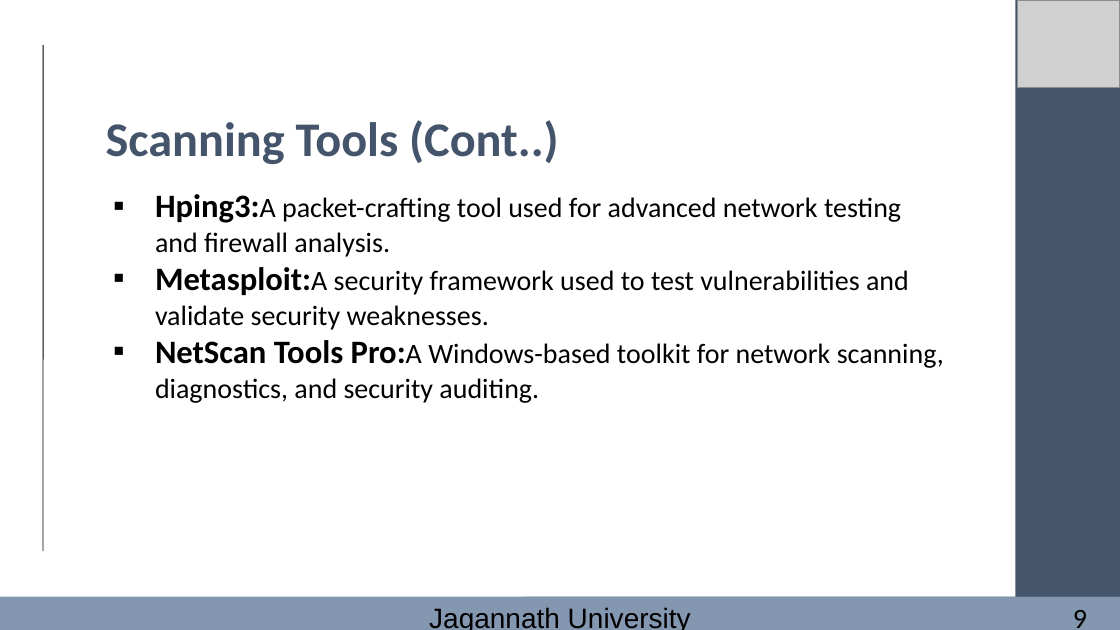
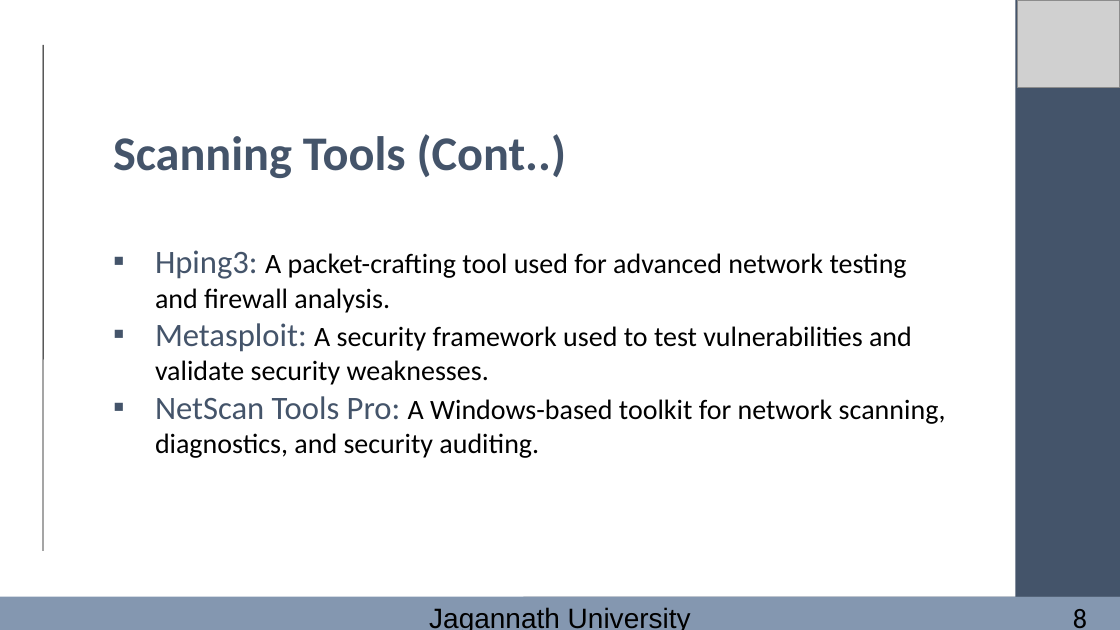
Before and after one commit to FarhanaSuci/MSc_JnU_PresentationSlides, a slide deck: slide 8 of Presentetion_EthicalHacking (1).pptx. Drawn at 1120x630 pixels with LibreOffice and Linux fonts; fonts in the diff are those of the drawing; grey boxes stand for pictures. Boxes give left, top, right and bottom in pixels: in the first picture for what was removed or moved away, otherwise in the second. Text is boxed around its words. In the diff, an @@ line names an element or a change of style, - is before the commit and + after.

```diff
--- a/Presentetion_EthicalHacking (1).pptx
+++ b/Presentetion_EthicalHacking (1).pptx
@@ text "Scanning Tools (Cont..)": place and size @@
-text "Scanning Tools (Cont..)" at (106, 120, 559, 164)
+text "Scanning Tools (Cont..)" at (113, 134, 567, 178)
@@ text "Hping3: A packet-crafting tool used ..." at (155, 250, 946, 458): vertical alignment top to middle @@
@@ text at (155, 250, 946, 458): spaces changed @@
-▪ Hping3:A packet-crafting tool used for advanced network testing and firewall analysis.
-▪ Metasploit:A security framework used to test vulnerabilities and validate security weaknesses.
-▪ NetScan Tools Pro:A Windows-based toolkit for network scanning, diagnostics, and security auditing.
+▪ Hping3: A packet-crafting tool used for advanced network testing and firewall analysis.
+▪ Metasploit: A security framework used to test vulnerabilities and validate security weaknesses.
+▪ NetScan Tools Pro: A Windows-based toolkit for network scanning, diagnostics, and security auditing.
@@ text at (1073, 609, 1087, 628): text changed @@
-9
+8
```
Also in this commit, not shown: 30 other slides changed.
